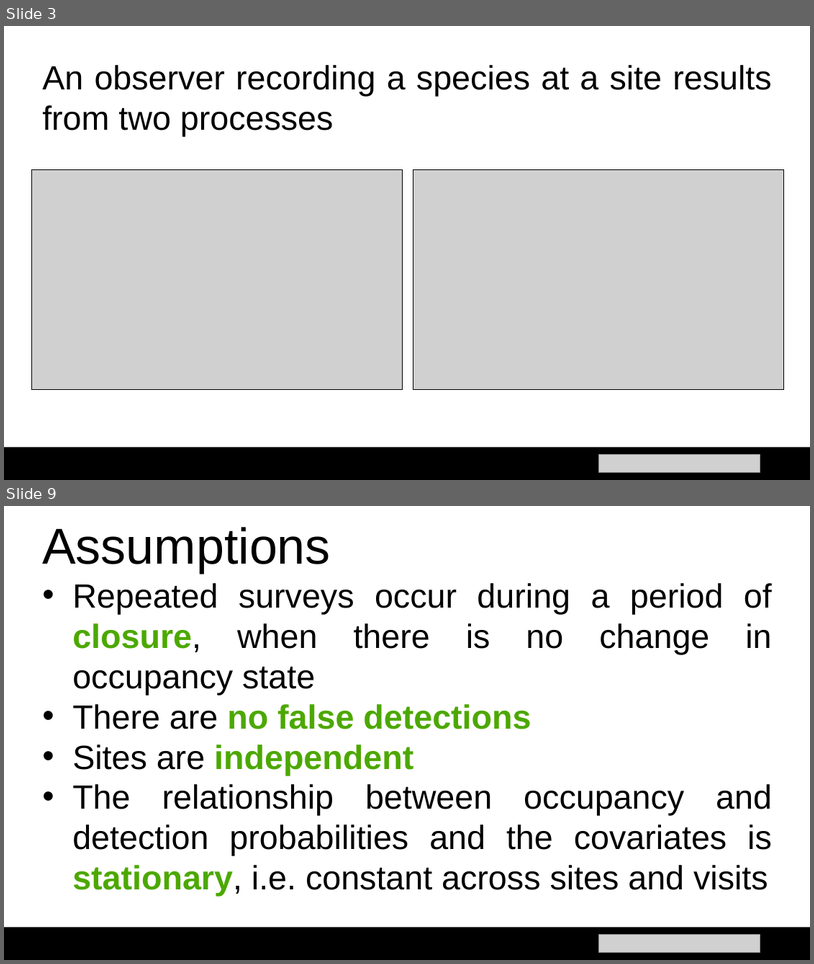
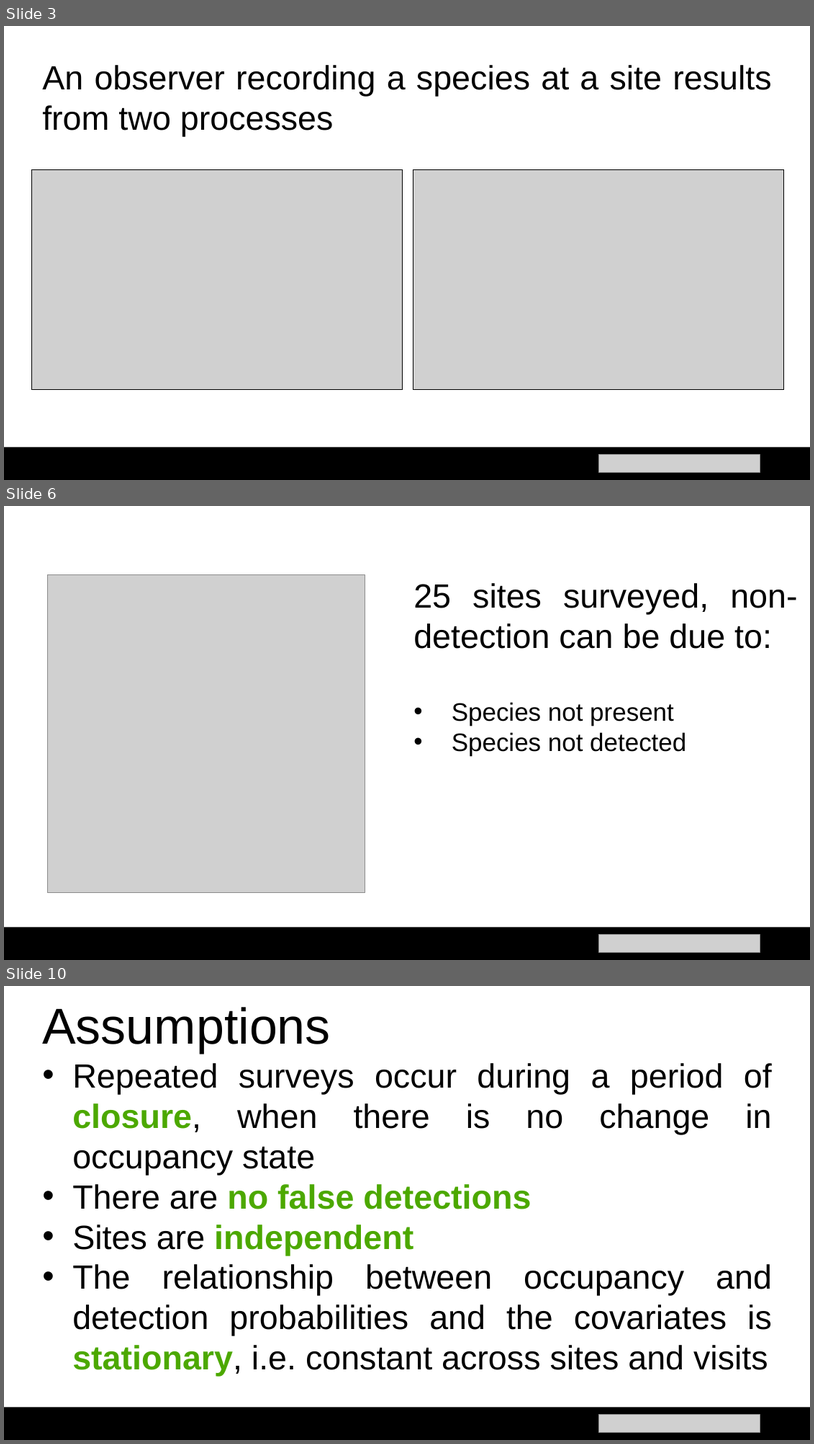
Before and after one commit to mstrimas/ebp-workshop-au, a slide deck: 12_occupancy.pptx. Shown one above the other, each under a label of ours: slides 3 and 9 before the commit, slides 3, 6 and 10 after it; the slides between them are not shown. The pictures are 814x964 and 814x1444 pixels, drawn with LibreOffice and Linux fonts; fonts in the diff are those of the drawing; grey boxes stand for pictures. Boxes give left, top, right and bottom in pixels: in the first picture for what was removed or moved away, otherwise in the second. Text is boxed around its words. In the diff, an @@ line names an element or a change of style, - is before the commit and + after.

Commit message:
new occu figures and updates to occu slides

```diff
--- a/12_occupancy.pptx
+++ b/12_occupancy.pptx
@@ slide 6 added at bbox=[4, 506, 810, 960], background #FFFFFF @@
@@ picture added at bbox=[47, 575, 365, 893] @@
@@ text added at bbox=[414, 583, 797, 756], 40 pt, text #000000 @@
+25 sites surveyed, non-detection can be due to:
+• Species not present
+• Species not detected
@@ rectangle added at bbox=[4, 927, 810, 960], fill #000000 @@
@@ picture added at bbox=[599, 934, 760, 952] @@
@@ what was slide 9 is now slide 10 @@
```
Also in this commit, not shown: 1 slide changed, 3 other slides added, 3 slides removed, 6 other files.
